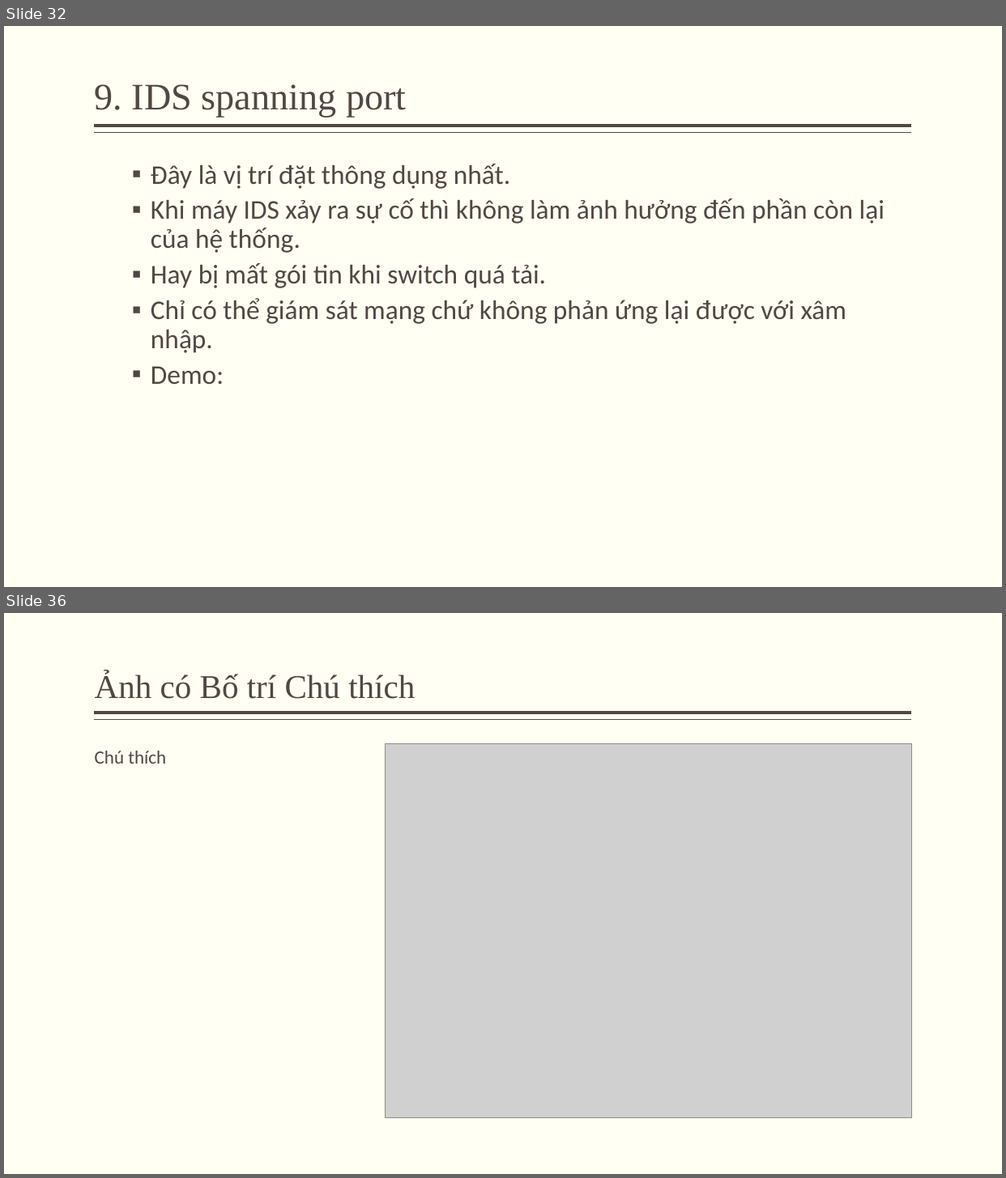
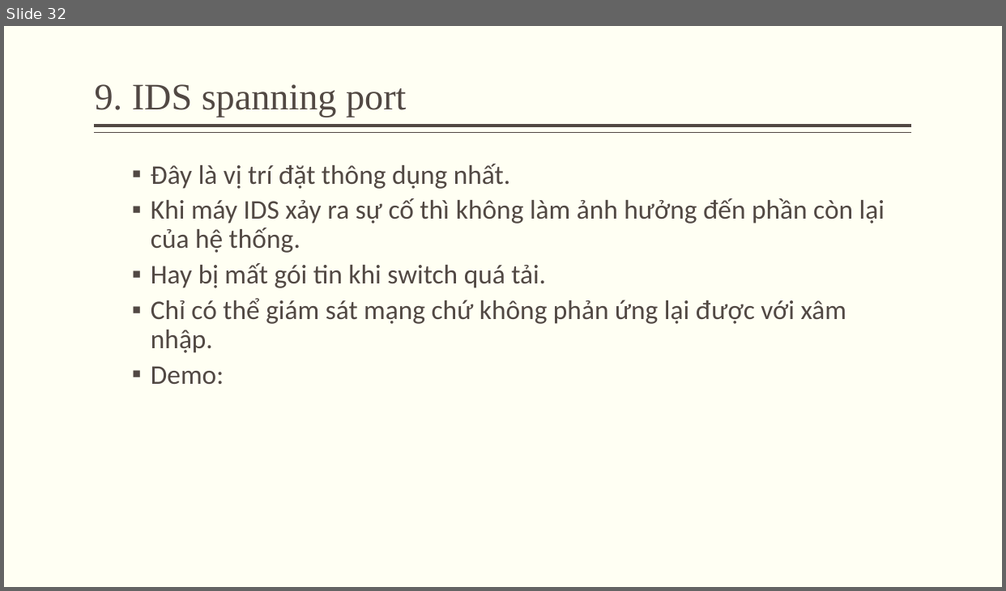
Before and after one commit to minhquan1418/do_an_ATMNC, a slide deck: silde.pptx. Shown one above the other, each under a label of ours: slides 32 and 36 before the commit, slide 32 after it; the slides between them are not shown. The pictures are 1006x1178 and 1006x591 pixels, drawn with LibreOffice and Linux fonts; fonts in the diff are those of the drawing; grey boxes stand for pictures. Boxes give left, top, right and bottom in pixels: in the first picture for what was removed or moved away, otherwise in the second. Text is boxed around its words. In the diff, an @@ line names an element or a change of style, - is before the commit and + after.

```diff
--- a/silde.pptx
+++ b/silde.pptx
@@ slide 36 removed at [4, 613, 1002, 1174], background #FFFFF3; not listed: 2 template elements that a slide beside it also shows @@
@@ title removed at [95, 671, 415, 699] @@
-Ảnh có Bố trí Chú thích
@@ text removed at [95, 751, 166, 764] @@
-Chú thích
@@ picture removed at [385, 744, 911, 1118] @@
```
Also in this commit, not shown: 9 slides added, 9 other slides removed, 1 other file.
